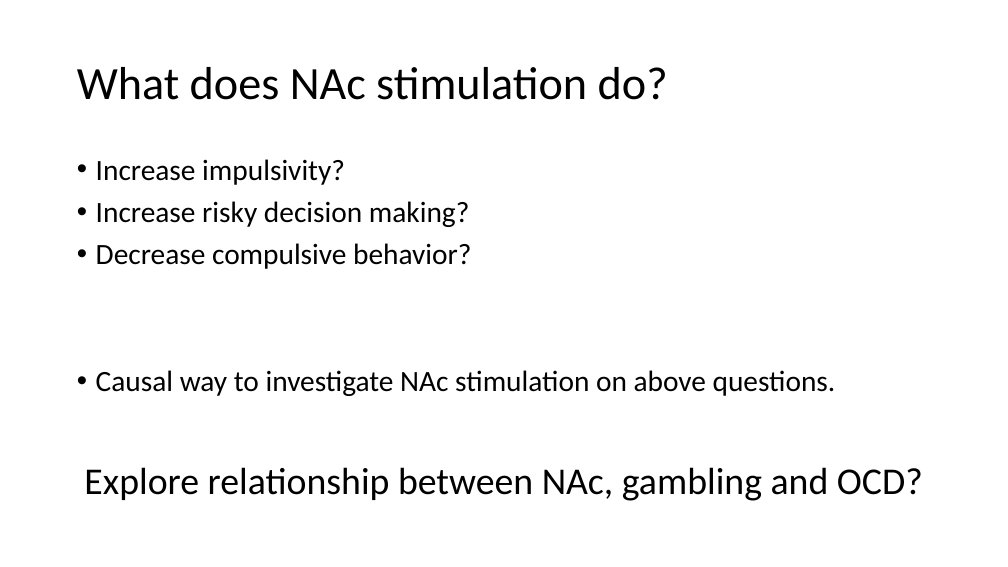
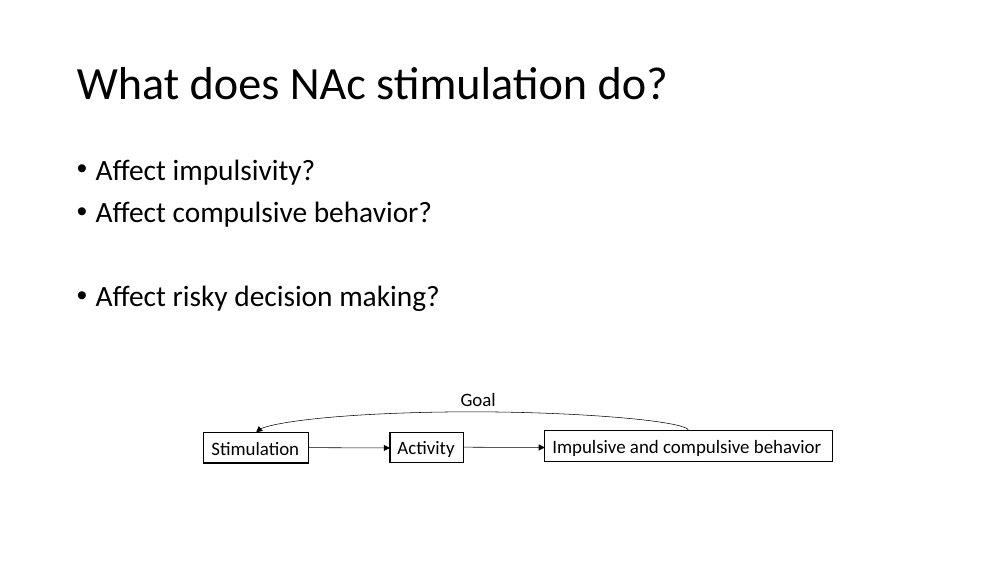
Before and after one commit to gpagnier/rampAnalysis, a slide deck: slide 14 of BortonLabMeeting12.7.pptx (slide 13 before the commit). Drawn at 1008x567 pixels with LibreOffice and Linux fonts; fonts in the diff are those of the drawing. Boxes give left, top, right and bottom in pixels: in the first picture for what was removed or moved away, otherwise in the second. Text is boxed around its words. In the diff, an @@ line names an element or a change of style, - is before the commit and + after.

```diff
--- a/BortonLabMeeting12.7.pptx
+++ b/BortonLabMeeting12.7.pptx
@@ text at [96,159,440,311]: text changed @@
-• Increase impulsivity?
-• Increase risky decision making?
-• Decrease compulsive behavior?
-• Causal way to investigate NAc stimulation on above questions.
+• Affect impulsivity?
+• Affect compulsive behavior?
+• Affect risky decision making?
@@ curved arrow added from (689, 431) to (256, 433), #000000 0.5 pt @@
@@ text added at [461,393,496,412], 18 pt, text #000000 @@
+Goal
@@ rectangle added at [204,433,309,463], fill #FFFFFF, outline #000000 1 pt, 18 pt, text #000000 @@
+Stimulation
@@ arrow added from (309, 448) to (390, 448), #000000 0.5 pt @@
@@ rectangle added at [390,433,464,463], fill #FFFFFF, outline #000000 1 pt, 18 pt, text #000000 @@
+Activity
@@ arrow added from (464, 448) to (545, 448), #000000 0.5 pt @@
@@ rectangle added at [545,431,833,461], fill #FFFFFF, outline #000000 1 pt, 18 pt, text #000000 @@
+Impulsive and compulsive behavior
@@ text removed at [84,467,923,501] @@
-Explore relationship between NAc, gambling and OCD?
```
Also in this commit, not shown: 2 other slides changed, 1 slide added, 1 slide removed.
